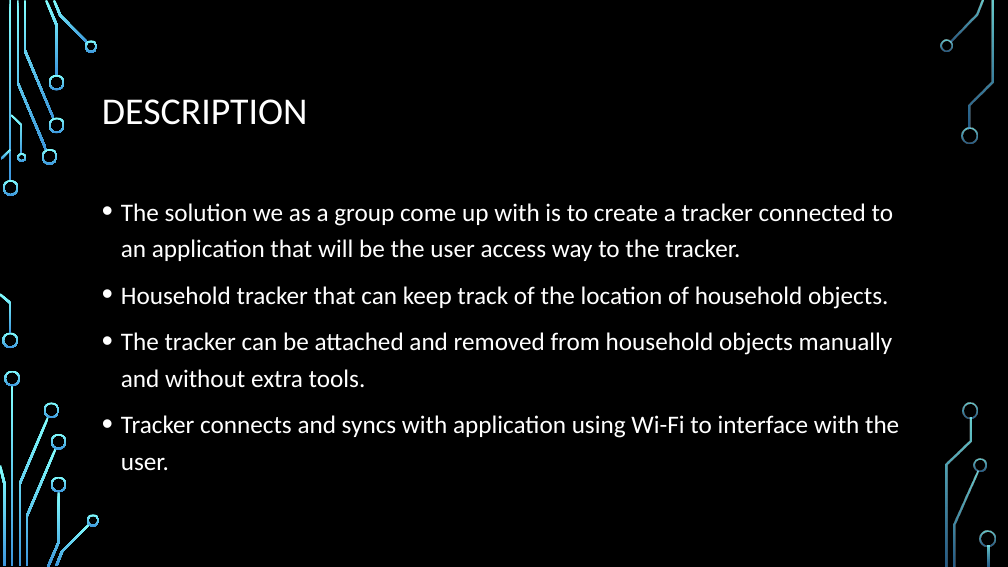
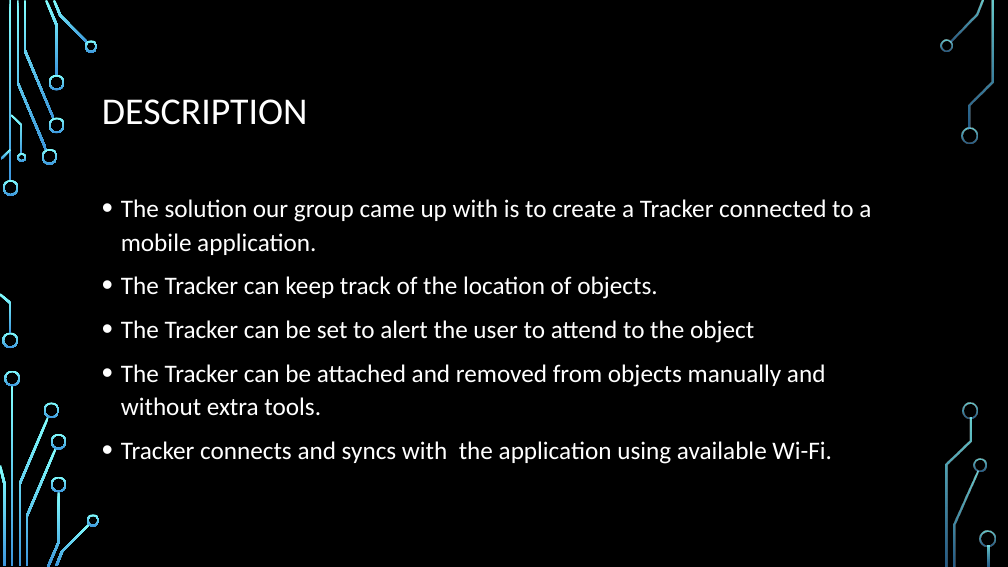
Before and after one commit to dontaylor6000/Group27_Tracker, a slide deck: slide 9 of Documentation/PDR.pptx (slide 6 before the commit). Drawn at 1008x567 pixels with LibreOffice and Linux fonts; fonts in the diff are those of the drawing; background and template pictures are left out. Boxes give left, top, right and bottom in pixels: in the first picture for what was removed or moved away, otherwise in the second. Text is boxed around its words. In the diff, an @@ line names an element or a change of style, - is before the commit and + after.

```diff
--- a/Documentation/PDR.pptx
+++ b/Documentation/PDR.pptx
@@ text at box(121, 199, 871, 464): text changed @@
-• The solution we as a group come up with is to create a tracker connected to an application that will be the user access way to the tracker.
-• Household tracker that can keep track of the location of household objects.
-• The tracker can be attached and removed from household objects manually and without extra tools.
-• Tracker connects and syncs with application using Wi-Fi to interface with the user.
+• The solution our group came up with is to create a Tracker connected to a mobile application.
+• The Tracker can keep track of the location of objects.
+• The Tracker can be set to alert the user to attend to the object
+• The Tracker can be attached and removed from objects manually and without extra tools.
+• Tracker connects and syncs with the application using available Wi-Fi.
```
Also in this commit, not shown: 6 other slides changed, 7 slides added, 3 slides removed.
